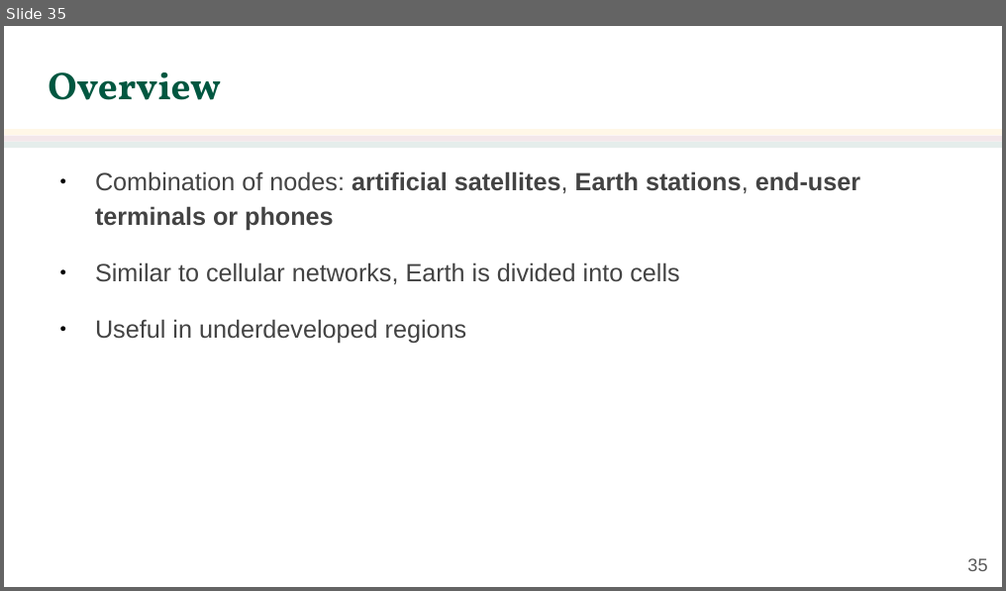
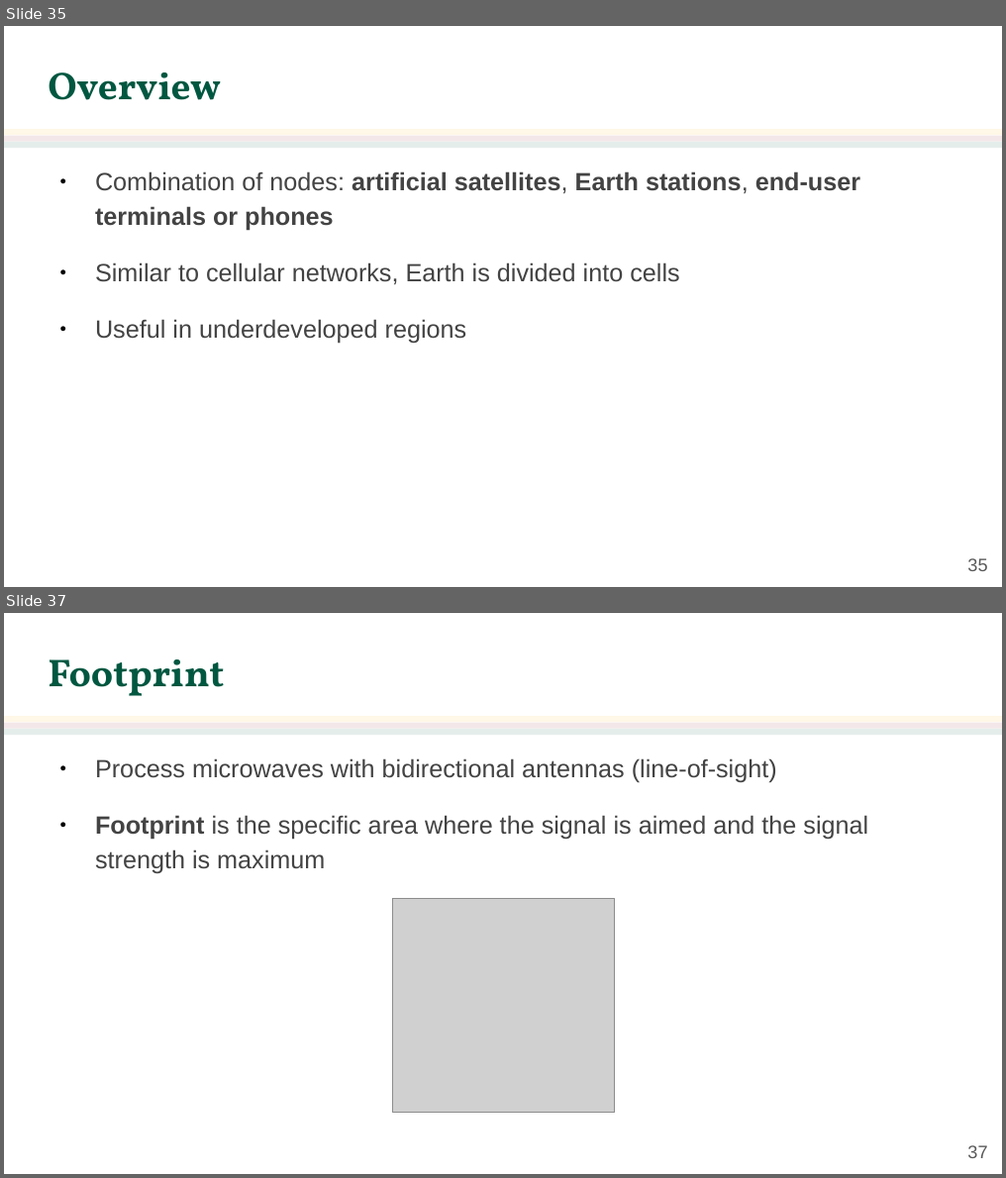
Before and after one commit to jachermocilla/extra-course-materials, a slide deck: cmsc137/slides-rsm/CMSC 137 - 25 - Other Wireless Networks.odp. Shown one above the other, each under a label of ours: slide 35 before the commit, slides 35 and 37 after it; the slides between them are not shown. The pictures are 1006x591 and 1006x1178 pixels, drawn with LibreOffice and Linux fonts; fonts in the diff are those of the drawing; grey boxes stand for pictures; background and template pictures are left out. Boxes give left, top, right and bottom in pixels: in the first picture for what was removed or moved away, otherwise in the second. Text is boxed around its words. In the diff, an @@ line names an element or a change of style, - is before the commit and + after.

```diff
--- a/cmsc137/slides-rsm/CMSC 137 - 25 - Other Wireless Networks.odp
+++ b/cmsc137/slides-rsm/CMSC 137 - 25 - Other Wireless Networks.odp
@@ slide 37 added at (x1=4, y1=613, x2=1002, y2=1174), background #FFFFFF; not listed: 3 template elements that a slide beside it also shows @@
@@ title added at (x1=48, y1=660, x2=224, y2=696), 28 pt, text #005740, bold @@
+Footprint
@@ text added at (x1=95, y1=759, x2=868, y2=873), 18 pt, text #434343 @@
+● Process microwaves with bidirectional antennas (line-of-sight)
+● Footprint is the specific area where the signal is aimed and the signal strength is maximum
@@ picture added at (x1=392, y1=898, x2=615, y2=1113) @@
@@ page number added at (x1=967, y1=1146, x2=987, y2=1158), 13 pt, text #595959 @@
+37
```
Also in this commit, not shown: 2 slides changed, 10 other slides added, 1 other file.
